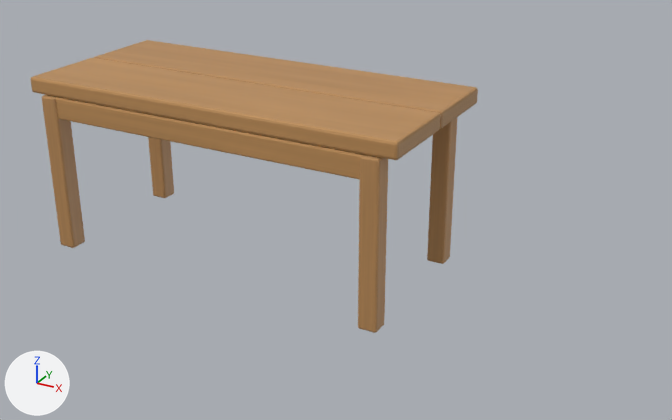
Renders of the glTF model public/assets/asset-foundation-paper-v1/tiered-riser.glb from each side of a commit.
Before and after are seen from a camera (50 mm lens) standing at (0.716, -0.998, 0.619) and looking at (0.139, 0.052, 0.095). Lighting does not change. The marker at lower left points along +X, +Y and +Z. The picture after the commit comes second. Vertices at exactly the same position are counted once.

Before the edit, the objects in view are built like this:
```python
me_cube_027 = bpy.data.meshes.new('Cube.027')
me_cube_027.from_pydata(...)  # 448 vertices, 864 faces; spans x -0.29..0.29, y -0.068..0.195, z -0.248..0.012
# faces by material slot: [216, 288, 360]
me_cube_027.materials.append(mat_honey_oak___board_0)
me_cube_027.materials.append(mat_honey_oak___end_grain)  # picture img_oak_end_grain
me_cube_027.materials.append(mat_honey_oak___board_1)
ob_paper_foundation_v1_tiered_riser = bpy.data.objects.new('paper-foundation-v1/tiered-riser', me_cube_027)
ob_paper_foundation_v1_tiered_riser.location = (0.0, -0.01, 0.248)
```
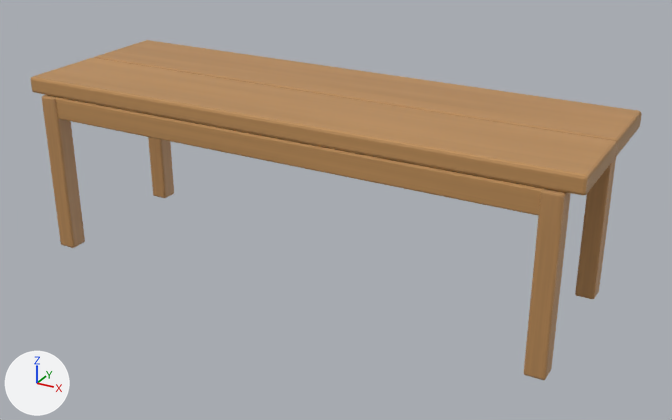
The newer file is also turned or shifted as a whole; pictures and numbers use the older file's frame.

Scene script edits in JSON lines:
```json
{"block": "me_cube_027", "where": "# used by ob_paper_foundation_v1_tiered_riser; location = (0.0, -0.01, 0.248)"}
{"op": "remove", "block": "me_cube_027", "code": "me_cube_027.from_pydata(...)  # 448 vertices, 864 faces; spans x -0.29..0.29, y -0.068..0.195, z -0.248..0.012"}
{"op": "add", "block": "me_cube_027", "code": "me_cube_027.from_pydata(...)  # 448 vertices, 864 faces; spans x -0.29..0.51, y -0.068..0.195, z -0.248..0.012"}
{"block": "me_cube_027", "change": "me_cube_027 part 1: the loose piece of 56 vertices spanning x 0.241..0.269, y -0.068..-0.041, z -0.248..-0.012 is moved by (0.22, 0.0, 0.0)"}
{"block": "me_cube_027", "change": "me_cube_027 part 2: the loose piece of 56 vertices spanning x 0.241..0.269, y 0.152..0.179, z -0.248..-0.012 is moved by (0.22, 0.0, 0.0)"}
{"block": "me_cube_027", "change": "me_cube_027 part 3: 112 of the vertices in x 0.252..0.29, y -0.066..0.195, z -0.044..0.012 are moved by (0.22, 0.0, 0.0)"}
```

Changed parts and their boxes [x1, y1, x2, y2] in the pictures (672 x 420 px; the box of a moved part takes in the faces that stretch with it):
```json
{"object": "paper-foundation-v1/tiered-riser", "change": "reshaped", "before": [31, 40, 478, 333], "after": [31, 40, 642, 380], "on screen": "37% wider, 16% taller"}
{"part": 1, "of": "me_cube_027", "change": "moved or reshaped", "before": [358, 154, 388, 333], "after": [524, 189, 571, 380]}
{"part": 2, "of": "me_cube_027", "change": "moved or reshaped", "before": [427, 118, 457, 264], "after": [575, 157, 616, 299]}
{"part": 3, "of": "me_cube_027", "change": "moved or reshaped", "before": [357, 87, 478, 180], "after": [357, 87, 642, 216]}
```
